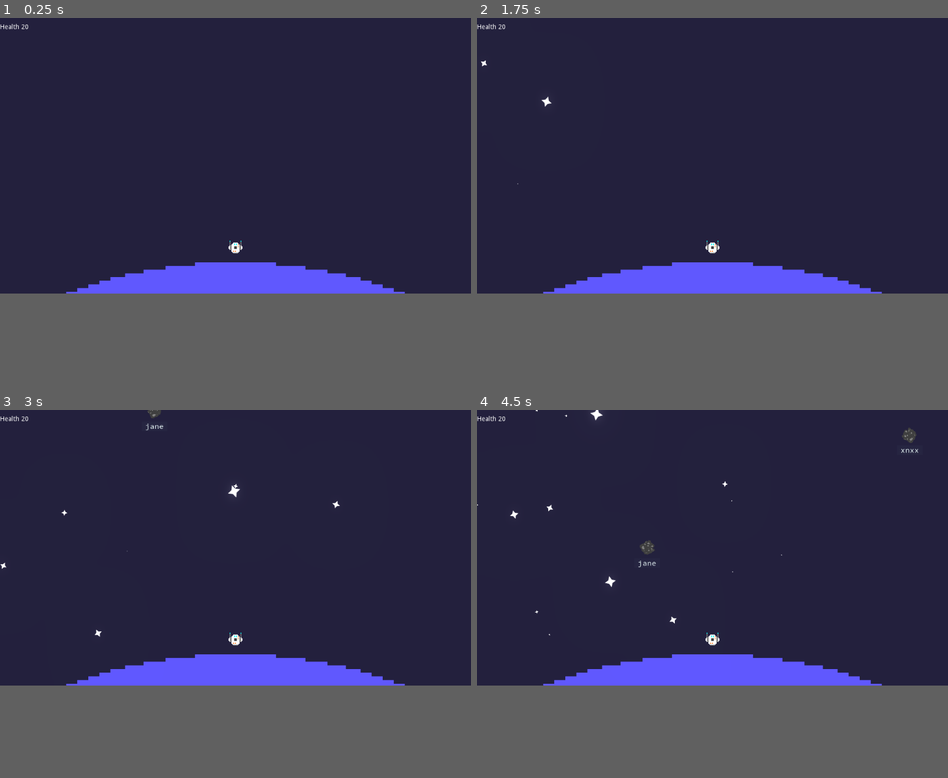
Above: before the commit, frames 1-4 (two rows, left to right).
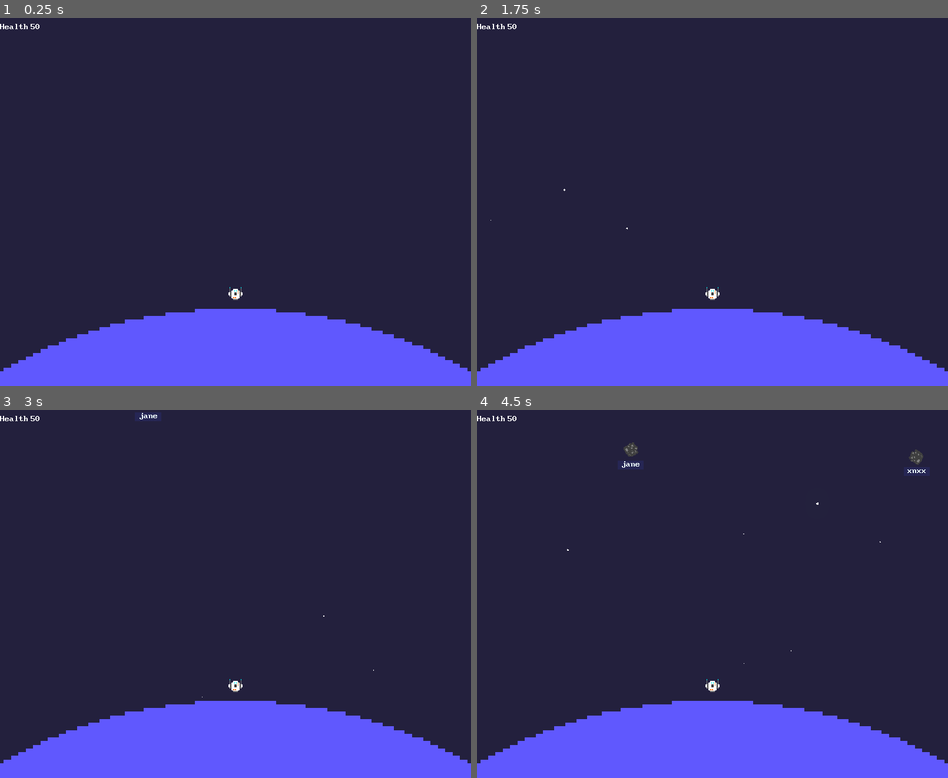
Above: after the commit, the same moments.

Repository: godxkey/hyperkey
Game: Godot game, scene res://level/Sandbox.tscn
Two runs of this game, one before a commit and one after it. Both use one fixed random seed, a clock stepped at 60 frames per second and the inputs below.
Inputs:
- Up to frame 1 (0.25 s): no input
- Up to frame 2 (1.75 s): tap Enter at 0.5 s; tap Z at 0.6, 1.35 s; tap Space at 1.25 s; hold A from 1.28 s (still down)
- Up to frame 3 (3 s): release A at 2.03 s; tap Z at 2.1, 2.85 s
- Up to frame 4 (4.5 s): hold A from 3.53 s (still down); tap Z at 3.6, 4.35 s
In our replay, the window is 800x468 before the commit and 800x625 after it. These sizes can differ from the game's own. Grey fills any space a smaller window leaves; there, only what the larger window draws over its background counts as a difference.

The runs differ from the first frame. In frame 1, 14% of the frame differs, in the area x 0-100%, y 1-96%; in frame 2, 14%; in frame 3, 14%; in frame 4, 14%, in the area x 0-100%, y 0-96%.

Commit message:
Add particle effects
Particle effects added when hitting targets and bullet trails

Added new pixel style font

A few adjustments to spawner. Spawn timer can randomize wait time.

Diff:
--- a/actor/environment/Asteroid.tscn
+++ b/actor/environment/Asteroid.tscn
@@ -26,4 +26,4 @@
 script = ExtResource( 4 )
 acceleration = 200.0
 damping = 0.0
-max_speed = 100.0
+max_speed = 35.0
--- a/actor/environment/Planet.tscn
+++ b/actor/environment/Planet.tscn
@@ -16,8 +16,8 @@
 texture = ExtResource( 1 )
 
 [node name="CollisionShape2D" type="CollisionShape2D" parent="."]
-shape = SubResource( 2 )
+shape = SubResource( 1 )
 
 [node name="Health" type="Node" parent="."]
 script = ExtResource( 3 )
-hit_points = 20
+hit_points = 50
--- a/actor/projectile/Bullet.gd
+++ b/actor/projectile/Bullet.gd
@@ -5,8 +5,9 @@
 export(float) var hit_power = 0.5
 export(float) var max_knockback_speed = 50.0
 export(float) var knock_back_angle = 10.0
-onready var sprite := $Sprite as Sprite
 onready var motion := $FollowTarget as FollowTarget
+
+signal target_hit
 
 func _ready():
   connect("area_entered", self, "on_hit")
@@ -16,6 +17,7 @@
     _apply_damage(target)
     _apply_knockback(target)
     _change_rotation_speed(target)
+    emit_signal("target_hit", global_position, motion.get_velocity().angle())
     queue_free()
 
 func _apply_damage(target):
@@ -39,4 +41,4 @@
     target.rotation_speed *= -1.0
 
 func _process(_delta):
-  sprite.set_rotation(motion.get_velocity().angle())
+  set_rotation(motion.get_velocity().angle())
--- a/actor/projectile/Bullet.tscn
+++ b/actor/projectile/Bullet.tscn
@@ -1,25 +1,29 @@
-[gd_scene load_steps=6 format=2]
+[gd_scene load_steps=7 format=2]
 
 [ext_resource path="res://actor/projectile/Bullet.png" type="Texture" id=1]
 [ext_resource path="res://actor/projectile/Bullet.gd" type="Script" id=2]
 [ext_resource path="res://control/FollowTarget.gd" type="Script" id=3]
+[ext_resource path="res://effect/BulletTrail.tscn" type="PackedScene" id=4]
 
-[sub_resource type="RectangleShape2D" id=2]
+[sub_resource type="RectangleShape2D" id=1]
 extents = Vector2( 28, 12 )
 
-[sub_resource type="CanvasItemMaterial" id=3]
+[sub_resource type="CanvasItemMaterial" id=2]
 blend_mode = 1
 
 [node name="Bullet" type="Area2D" groups=[
 "projectile",
 ]]
+z_index = 10
 script = ExtResource( 2 )
 
+[node name="BulletTrail" parent="." instance=ExtResource( 4 )]
+
 [node name="CollisionShape2D" type="CollisionShape2D" parent="."]
-shape = SubResource( 2 )
+shape = SubResource( 1 )
 
 [node name="Sprite" type="Sprite" parent="."]
-material = SubResource( 3 )
+material = SubResource( 2 )
 position = Vector2( -1, 0 )
 scale = Vector2( 1.02941, 1 )
 texture = ExtResource( 1 )
@@ -28,4 +32,4 @@
 script = ExtResource( 3 )
 acceleration = 5000.0
 damping = 0.0
-max_speed = 600.0
+max_speed = 300.0
--- a/control/ProjectileManager.gd
+++ b/control/ProjectileManager.gd
@@ -1,4 +1,6 @@
 extends Node
+
+export(PackedScene) var hit_explosion
 
 const BULLET_RESOURCE = preload("res://actor/projectile/Bullet.tscn")
 onready var _default_shot_player = $DefaultShotPlayer
@@ -11,5 +13,31 @@
   projectile.motion.start_moving_along(location.direction_to(target.position))
   projectile.motion.target = target
   _default_shot_player.play()
+  projectile.connect("target_hit", self, "play_explosion")
   projectile.connect("tree_exiting", _default_hit_player, "play")
+  projectile.connect(
+    "tree_exiting",
+    self,
+    "prepare_bullet_trail_for_removal",
+    [projectile],
+    CONNECT_ONESHOT)
+  projectile.get_node("BulletTrail").preprocess = rand_range(1, 10)
   return projectile
+
+func prepare_bullet_trail_for_removal(projectile):
+  var trail = projectile.get_node("BulletTrail")
+  projectile.remove_child(trail)
+  add_child(trail)
+  var timer = trail.get_node("Timer")
+  timer.wait_time = trail.lifetime
+  timer.connect("timeout", trail, "queue_free")
+  timer.start()
+  trail.emitting = false
+
+func play_explosion(position:Vector2, rotation:float):
+  var explosion = hit_explosion.instance()
+  explosion.position = position
+  explosion.rotation = rotation + PI # Go against projectile direciton
+  add_child(explosion)
+  explosion.get_node("Timer").connect("timeout", explosion, "queue_free")
+  explosion.emitting = true
--- a/control/Spawner.gd
+++ b/control/Spawner.gd
@@ -16,6 +16,11 @@
 func _ready():
   # Randomize the default generator as well
   randomize()
+
+func randomize_spawn_timer():
+  var chance = 0.15 if timer.wait_time > 2.0 else 0.5
+  if randf() < chance:
+    timer.wait_time = rand_range(1.0, 3.0)
 
 func spawn(packed_scene) -> Node2D:
   var x = rand_range(spawn_area.position.x, spawn_area.end.x)
--- a/control/Typist.gd
+++ b/control/Typist.gd
@@ -52,6 +52,10 @@
   var target = _text_targets.target(text)
   _player.aimed_target = target
   _current_tracker = create_tracker(target)
+
+  # draw over other targets in scene
+  target.z_index += 1
+
   if _current_tracker.hit(text[0]):
     spawn_bullet(target)
 
@@ -84,6 +88,7 @@
   if not letter.empty():
     var text:TypistText = _text_generator.random_text(letter)
     _text_targets.add_text_target(text.merged_text(), create_target(text))
+  _spawner.randomize_spawn_timer()
 
 func remove_target_word(text:String):
   _text_targets.remove_text_target(text)
--- /dev/null
+++ b/effect/BulletTrail.tscn
@@ -0,0 +1,49 @@
+[gd_scene load_steps=8 format=2]
+
+[sub_resource type="Gradient" id=1]
+offsets = PoolRealArray( 0.272237, 1 )
+colors = PoolColorArray( 0.776471, 0.701961, 1, 1, 0.262745, 0, 0.733333, 1 )
+
+[sub_resource type="GradientTexture" id=2]
+gradient = SubResource( 1 )
+
+[sub_resource type="Curve" id=7]
+max_value = 3.0
+_data = [ Vector2( 0, 3 ), 0.0, 0.0, 0, 0, Vector2( 1, 0 ), 0.0, 0.0, 0, 0 ]
+
+[sub_resource type="CurveTexture" id=8]
+curve = SubResource( 7 )
+
+[sub_resource type="Curve" id=5]
+min_value = -100.0
+max_value = 100.0
+_data = [ Vector2( 0, 100 ), 0.0, -780.198, 0, 1, Vector2( 0.256345, -100 ), 0.0, 0.0, 0, 0, Vector2( 0.502538, 41.8182 ), 0.0, 0.0, 0, 0, Vector2( 0.751269, -43.6364 ), 0.0, 0.0, 0, 0, Vector2( 1, 0 ), 175.436, 0.0, 1, 0 ]
+
+[sub_resource type="CurveTexture" id=6]
+curve = SubResource( 5 )
+
+[sub_resource type="ParticlesMaterial" id=3]
+lifetime_randomness = 0.5
+flag_disable_z = true
+direction = Vector3( -1, 0, 0 )
+spread = 30.0
+gravity = Vector3( 0, 0, 0 )
+initial_velocity = 50.0
+initial_velocity_random = 0.8
+orbit_velocity = 0.0
+orbit_velocity_random = 0.0
+tangential_accel_curve = SubResource( 6 )
+scale_curve = SubResource( 8 )
+color_ramp = SubResource( 2 )
+
+[node name="BulletTrail" type="Particles2D"]
+z_index = 10
+amount = 6
+lifetime = 2.0
+explosiveness = 0.1
+local_coords = false
+process_material = SubResource( 3 )
+
+[node name="Timer" type="Timer" parent="."]
+wait_time = 2.0
+one_shot = true
--- /dev/null
+++ b/effect/HitExplosion.tscn
@@ -0,0 +1,49 @@
+[gd_scene load_steps=7 format=2]
+
+[sub_resource type="CanvasItemMaterial" id=6]
+blend_mode = 1
+
+[sub_resource type="Gradient" id=1]
+offsets = PoolRealArray( 0, 0.147668, 0.774611 )
+colors = PoolColorArray( 1, 1, 1, 1, 1, 0.921569, 0.431373, 1, 1, 0.533333, 0.258824, 1 )
+
+[sub_resource type="GradientTexture" id=2]
+gradient = SubResource( 1 )
+
+[sub_resource type="Curve" id=3]
+_data = [ Vector2( 0, 1 ), 0.0, -1.9436, 0, 0, Vector2( 1, 0.160227 ), -0.193152, 0.0, 0, 0 ]
+
+[sub_resource type="CurveTexture" id=4]
+curve = SubResource( 3 )
+
+[sub_resource type="ParticlesMaterial" id=5]
+lifetime_randomness = 0.8
+flag_disable_z = true
+spread = 60.0
+gravity = Vector3( 0, 0, 0 )
+initial_velocity = 750.0
+initial_velocity_random = 1.0
+angular_velocity = 5.0
+angular_velocity_random = 1.0
+orbit_velocity = 0.0
+orbit_velocity_random = 0.0
+damping = 100.0
+scale = 6.5
+scale_random = 0.4
+scale_curve = SubResource( 4 )
+color_ramp = SubResource( 2 )
+
+[node name="HitExplosion" type="Particles2D"]
+material = SubResource( 6 )
+z_index = 10
+emitting = false
+amount = 4
+lifetime = 0.55
+one_shot = true
+explosiveness = 0.8
+randomness = 0.4
+process_material = SubResource( 5 )
+
+[node name="Timer" type="Timer" parent="."]
+one_shot = true
+autostart = true
--- a/level/Sandbox.tscn
+++ b/level/Sandbox.tscn
@@ -6,6 +6,7 @@
 [ext_resource path="res://ui/HUD.tscn" type="PackedScene" id=4]
 [ext_resource path="res://control/Typist.tscn" type="PackedScene" id=5]
 [ext_resource path="res://world/BackgroundStars.tscn" type="PackedScene" id=6]
+[ext_resource path="res://effect/HitExplosion.tscn" type="PackedScene" id=7]
 
 [sub_resource type="Environment" id=1]
 background_mode = 4
@@ -27,6 +28,7 @@
 [node name="BackgroundStars" parent="." instance=ExtResource( 6 )]
 
 [node name="ProjectileManager" parent="." instance=ExtResource( 3 )]
+hit_explosion = ExtResource( 7 )
 
 [node name="Planet" parent="." instance=ExtResource( 2 )]
 position = Vector2( 0, 1024 )
--- a/library/TextGenerator.gd
+++ b/library/TextGenerator.gd
@@ -16,7 +16,7 @@
   _rng.randomize()
 
 func random_text(first_letter:String) -> TypistText:
-  var chance:float = _rng.randf() < 0.8
+  var chance:float = _rng.randf() < 0.9
   var words:Array= [random_word(first_letter)] + ([] if chance else random_words())
   var t = TypistText.new()
   t.text_list = words
--- a/project.godot
+++ b/project.godot
@@ -96,6 +96,13 @@
 run/main_scene="res://level/Sandbox.tscn"
 config/icon="res://icon.png"
 
+[display]
+
+window/size/height=800
+window/handheld/orientation="portrait"
+window/stretch/mode="2d"
+window/stretch/aspect="keep_height"
+
 [input]
 
 game_left={
--- a/ui/HUD.tscn
+++ b/ui/HUD.tscn
@@ -1,6 +1,7 @@
-[gd_scene load_steps=2 format=2]
+[gd_scene load_steps=3 format=2]
 
 [ext_resource path="res://ui/Hud.gd" type="Script" id=1]
+[ext_resource path="res://ui/font/TypistFont.tres" type="DynamicFont" id=2]
 
 [node name="HUD" type="Control"]
 anchor_right = 1.0
@@ -18,14 +19,16 @@
 }
 
 [node name="HealthLabel" type="Label" parent="HBoxContainer"]
-margin_top = 13.0
-margin_right = 42.0
-margin_bottom = 27.0
+margin_top = 11.0
+margin_right = 66.0
+margin_bottom = 28.0
+custom_fonts/font = ExtResource( 2 )
 text = "Health"
 
 [node name="PlanetHealthAmount" type="Label" parent="HBoxContainer"]
-margin_left = 46.0
-margin_top = 13.0
-margin_right = 70.0
-margin_bottom = 27.0
+margin_left = 70.0
+margin_top = 11.0
+margin_right = 103.0
+margin_bottom = 28.0
+custom_fonts/font = ExtResource( 2 )
 text = "100"
--- a/ui/TypistLabel.gd
+++ b/ui/TypistLabel.gd
@@ -7,6 +7,7 @@
 var _typist_effect = preload("res://ui/TypistEffect.gd").new()
 var _default_font:Font = get("custom_fonts/normal_font")
 var _width_adjust:float = 1.4
+var _height_adjust:float = 4.0
 
 func _init():
   # This makes sure the effect is unique per label
@@ -45,6 +46,7 @@
 func fit_to_text():
   var line_size = max_extents(display_text.text_list)
   line_size.x *= _width_adjust
+  line_size.y += _height_adjust
   set_size(line_size)
   rect_position.x = -line_size.x / 2
 
--- a/ui/TypistLabel.tscn
+++ b/ui/TypistLabel.tscn
@@ -7,7 +7,7 @@
 [ext_resource path="res://ui/TypistLabel.gd" type="Script" id=5]
 
 [sub_resource type="StyleBoxFlat" id=1]
-bg_color = Color( 0.176471, 0.176471, 0.286275, 0.356863 )
+bg_color = Color( 0.152941, 0.152941, 0.341176, 0.913725 )
 
 [node name="TypistLabel" type="RichTextLabel"]
 margin_left = -16.0
@@ -16,6 +16,7 @@
 margin_bottom = 8.0
 grow_horizontal = 2
 grow_vertical = 2
+rect_clip_content = false
 custom_styles/normal = SubResource( 1 )
 custom_fonts/mono_font = ExtResource( 4 )
 custom_fonts/bold_italics_font = ExtResource( 1 )
--- a/ui/font/TypistFont.tres
+++ b/ui/font/TypistFont.tres
@@ -1,9 +1,7 @@
 [gd_resource type="DynamicFont" load_steps=2 format=2]
 
-[sub_resource type="DynamicFontData" id=1]
-resource_name = "Source Code Pro Mono"
-font_path = "res://ui/font/Sauce Code Pro Nerd Font Complete Mono.ttf"
+[ext_resource path="res://ui/font/BigBlue_TerminalPlus.ttf" type="DynamicFontData" id=1]
 
 [resource]
 resource_name = "Typist Font"
-font_data = SubResource( 1 )
+font_data = ExtResource( 1 )
--- a/world/BackgroundStars.tscn
+++ b/world/BackgroundStars.tscn
@@ -1,7 +1,10 @@
-[gd_scene load_steps=6 format=2]
+[gd_scene load_steps=7 format=2]
 
-[ext_resource path="res://world/Star.png" type="Texture" id=1]
+[ext_resource path="res://world/StarSquare.png" type="Texture" id=1]
 [ext_resource path="res://world/StarParallax.gd" type="Script" id=2]
+
+[sub_resource type="CanvasItemMaterial" id=6]
+blend_mode = 1
 
 [sub_resource type="Curve" id=1]
 _data = [ Vector2( 0, 0 ), 0.0, 0.0, 0, 0, Vector2( 0.248804, 1 ), 0.0, 0.0, 0, 0, Vector2( 0.502392, 0 ), 0.0, 0.0, 0, 0, Vector2( 0.746412, 1 ), 0.0, 0.0, 0, 0, Vector2( 1, 0 ), 0.0, 0.0, 0, 0 ]
@@ -19,7 +22,7 @@
 orbit_velocity = 0.0
 orbit_velocity_random = 0.0
 scale = 0.1
-scale_random = 1.0
+scale_random = 0.6
 scale_curve = SubResource( 2 )
 
 [node name="BackgroundStars" type="ParallaxBackground"]
@@ -27,27 +30,13 @@
 [node name="StarParallax" type="ParallaxLayer" parent="."]
 motion_mirroring = Vector2( 1280, 720 )
 script = ExtResource( 2 )
-scroll_speed = 100.0
+scroll_speed = 200.0
 
 [node name="Stars" type="Particles2D" parent="StarParallax"]
-modulate = Color( 1.1, 1.1, 1.1, 1 )
+material = SubResource( 6 )
 position = Vector2( 640, 360 )
 amount = 16
 lifetime = 5.0
 randomness = 1.0
 process_material = SubResource( 3 )
 texture = ExtResource( 1 )
-
-[node name="StarParallax2" type="ParallaxLayer" parent="."]
-motion_mirroring = Vector2( 1280, 720 )
-script = ExtResource( 2 )
-scroll_speed = 100.0
-
-[node name="Stars" type="Particles2D" parent="StarParallax2"]
-modulate = Color( 1.1, 1.1, 1.1, 1 )
-position = Vector2( 640, 360 )
-amount = 16
-lifetime = 5.0
-randomness = 1.0
-process_material = SubResource( 3 )
-texture = ExtResource( 1 )
--- a/world/StarParallax.gd
+++ b/world/StarParallax.gd
@@ -1,12 +1,6 @@
 extends ParallaxLayer
 
-export(float) var scroll_speed = 1.0
-export(float) var scroll_scale = 100.0
-
-var _noise = OpenSimplexNoise.new()
-
-func _init():
-  _noise.seed = randi()
+export(float) var scroll_speed = 10.0
 
 func _process(delta):
   motion_offset += Vector2(scroll_speed, scroll_speed) * delta
Not shown: 1 places in actor/environment/Planet.tscn that only renumber resources
Binary file changed: actor/projectile/Bullet.png
Not shown: 1 places in level/Sandbox.tscn that only renumber resources
Binary file added: ui/font/BigBlue_TerminalPlus.ttf
Binary file removed: world/Star.png
Binary file added: world/StarSquare.png
Not shown, changed: world/StarSquare.png.import
